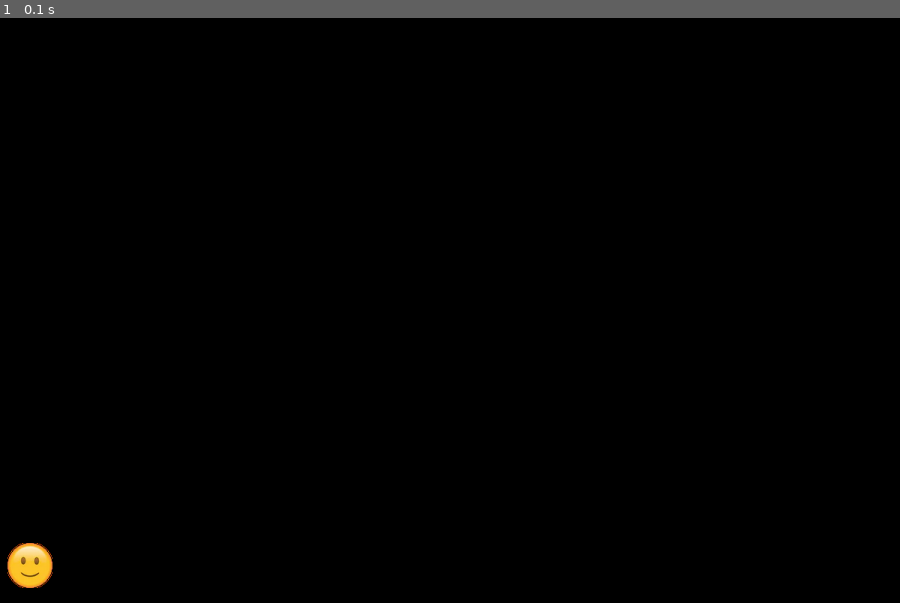
Above: before the commit, frame 1.
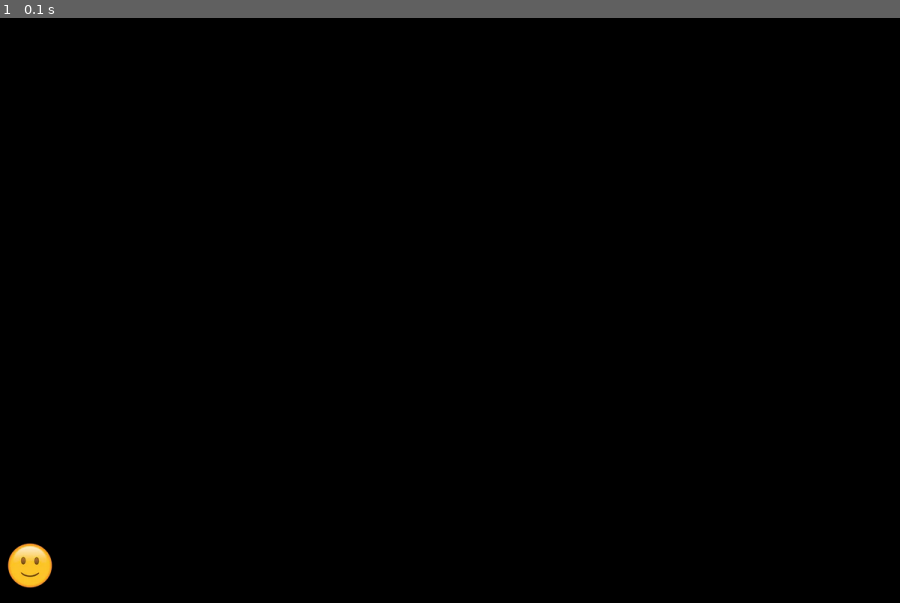
Above: after the commit, the same moment.

Repository: baby-sal/dogtective
Game: pygame game, started from user_interface/game.py
The game is run twice, just before and just after one commit, with the same random seed, the same clock (stepped at 60 frames per second) and the same inputs.
Inputs:
- Up to frame 1 (0.1 s): no input

The runs differ from the first frame. In frame 1, less than 0.1% of the frame differs, in the area x 0-6%, y 89-98%.

Commit message:
game.py collision removed, game_loop refined

Diff:
--- a/user_interface/game.py
+++ b/user_interface/game.py
@@ -1,7 +1,7 @@
 # game render and loop
 
 import pygame
-
+import sys
 
 # Game window set-up
 def initial_game_window():
@@ -13,38 +13,25 @@
 
     game_display = pygame.display.set_mode((display_width, display_height))
     pygame.display.set_caption("Dogtective")
+    clock = pygame.time.Clock()
 
     dogtective = pygame.image.load('../logic/assets/images/characters/dogtective_image.png')
     dogtective_coords = [10, 700]
     game_display.blit(dogtective, dogtective_coords)
     pygame.display.update()
 
-    clock = pygame.time.Clock()
 
-    return dogtective_coords, dogtective, game_display
-
-# This is incorrect and needs to be deleted or re-written!
-def movement(dogtective_coords, dogtective, game_display):
-    collision = False
-    while not collision:
+# Game loop: Keeps window open until quit
+def game_loop():
+    while True:
         for event in pygame.event.get():
             if event.type == pygame.QUIT:
-                pygame.quit()
-            if event.type == pygame.KEYDOWN:
-                if event.key == pygame.K_LEFT:
-                    dogtective_coords += [-10, 0]
-                elif event.key == pygame.K_RIGHT:
-                    dogtective_coords += [10, 0]
-                elif event.key == pygame.K_UP:
-                    dogtective_coords += [0, -10]
-                elif event.key == pygame.K_DOWN:
-                    dogtective_coords += [0, 10]
-        game_display.blit(dogtective, dogtective_coords)
+                sys.exit()
 
 
 def run():
-    dogtective_coords, dogtective, game_display = initial_game_window()
-    movement(dogtective_coords, dogtective, game_display)
+    initial_game_window()
+    game_loop()
 
 
 if __name__ == '__main__':
